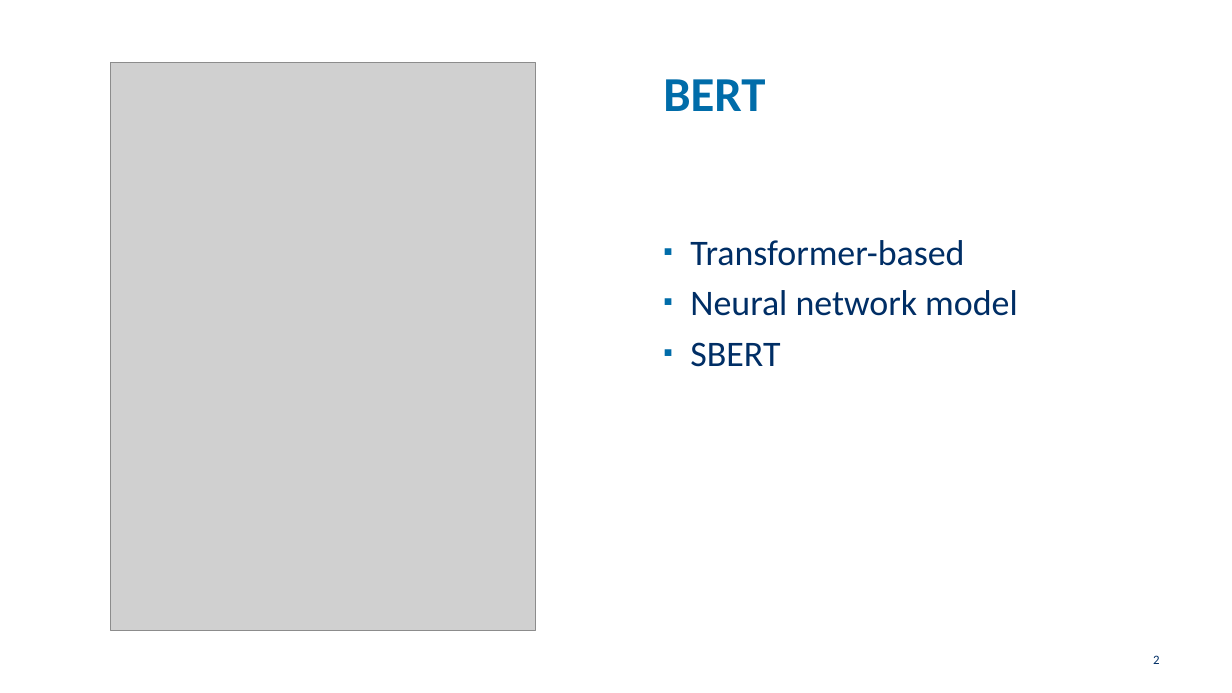
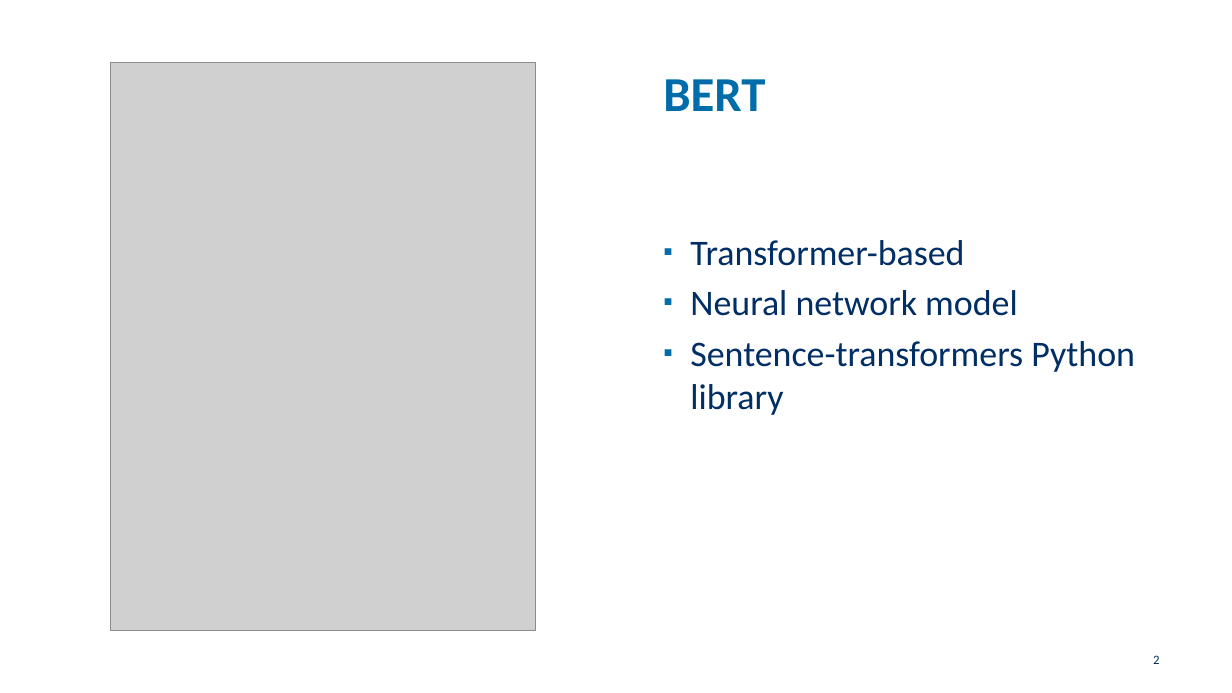
Before and after one commit to arnodeceuninck/neural-retrieval-bert, a slide deck: slide 2 of Information Retrieval.pptx. Drawn at 1232x693 pixels with LibreOffice and Linux fonts; fonts in the diff are those of the drawing; grey boxes stand for pictures; background and template pictures are left out. Boxes give left, top, right and bottom in pixels: in the first picture for what was removed or moved away, otherwise in the second. Text is boxed around its words. In the diff, an @@ line names an element or a change of style, - is before the commit and + after.

Commit message:
Added presentation

```diff
--- a/Information Retrieval.pptx
+++ b/Information Retrieval.pptx
@@ text at bbox=[690, 341, 1135, 415]: text changed @@
-▪ SBERT
+▪ Sentence-transformers Python library
```
Also in this commit, not shown: 8 slides added, 2 slides removed.
